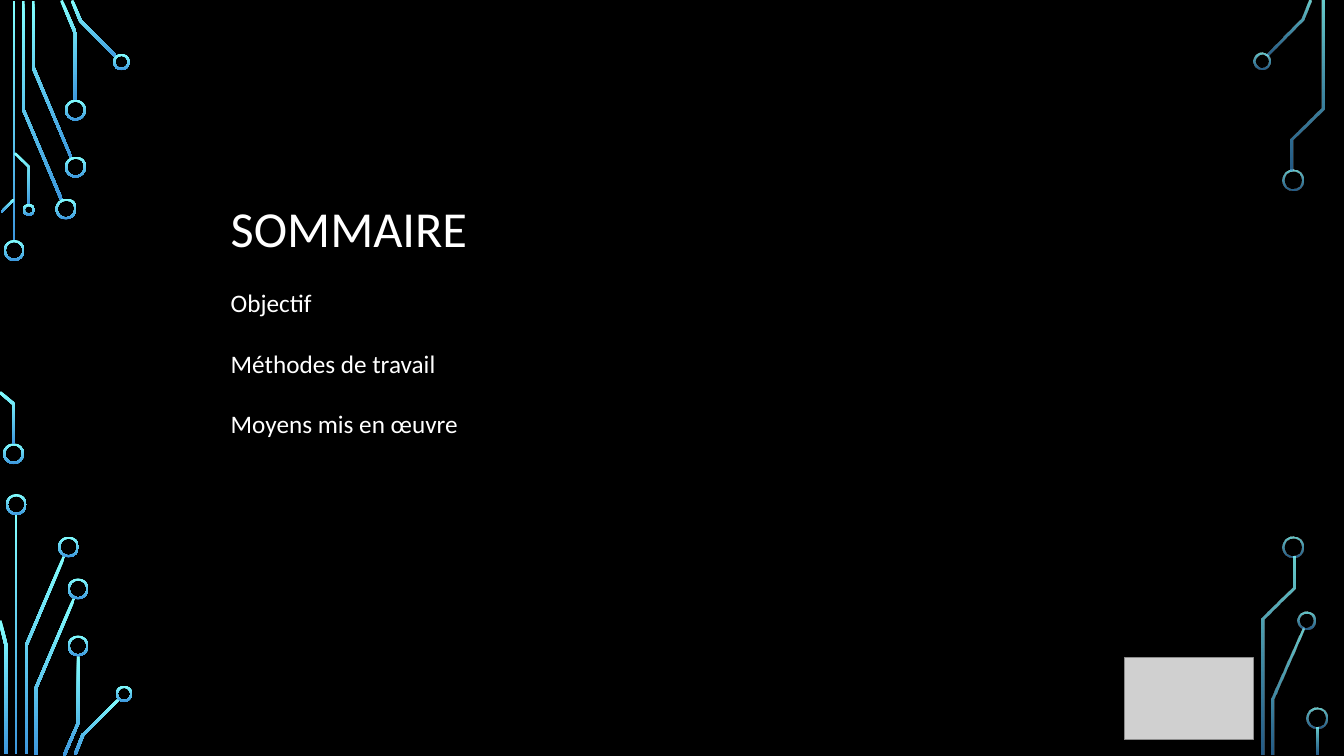
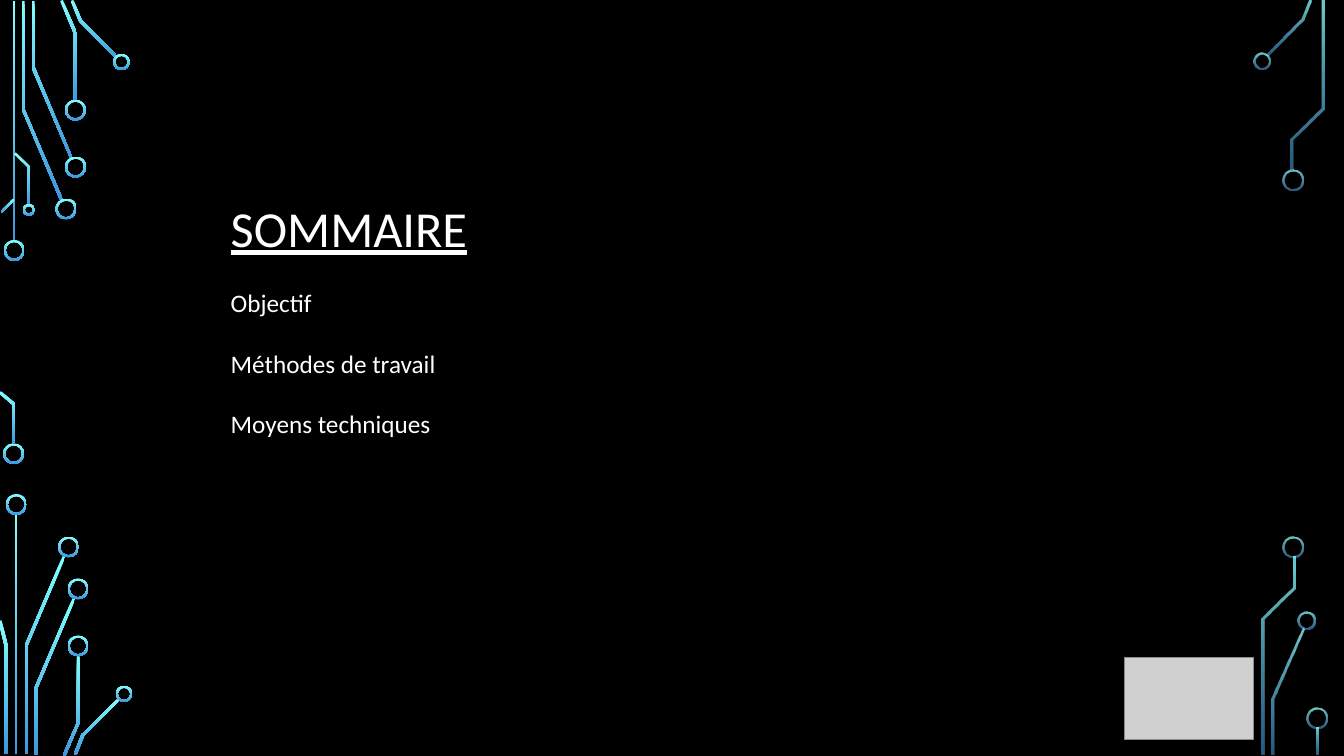
Before and after one commit to tsogh/projet_meteo, a slide deck: slide 3 of doc/Présentation projet météo.pptx (slide 2 before the commit). Drawn at 1344x756 pixels with LibreOffice and Linux fonts; fonts in the diff are those of the drawing; grey boxes stand for pictures; background and template pictures are left out. Boxes give left, top, right and bottom in pixels: in the first picture for what was removed or moved away, otherwise in the second. Text is boxed around its words. In the diff, an @@ line names an element or a change of style, - is before the commit and + after.

```diff
--- a/doc/Présentation projet météo.pptx
+++ b/doc/Présentation projet météo.pptx
@@ text at <box>231,214,467,255</box>: underline on in "SOMMAIRE" @@
@@ text at <box>231,415,430,437</box>: text changed @@
-Moyens mis en œuvre
+Moyens techniques
```
Also in this commit, not shown: 3 other slides changed, 2 slides added, 1 other file.
